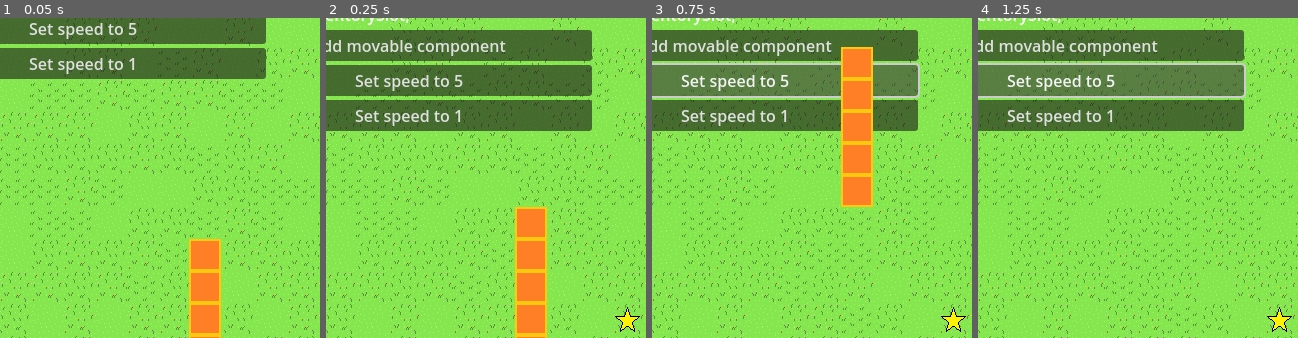
Above: before the commit, frames 1-4 (left to right).
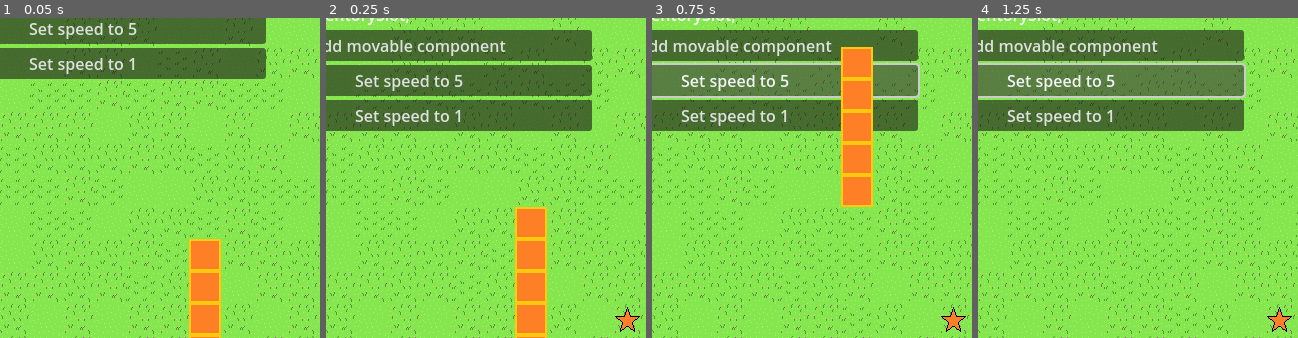
Above: after the commit, the same moments.

Repository: sethbabauta/snake-run
Game: Godot game, scene res://Scenes/demo.tscn
Same seed, same stepped clock (60 frames per second), same inputs: the game is played once before the commit and once after it. This scene is started directly instead of the project's main scene.
Inputs:
- Up to frame 1 (0.05 s): no input
- Up to frame 2 (0.25 s): no input
- Up to frame 3 (0.75 s): click "Set speed to 5" at 0.5 s
- Up to frame 4 (1.25 s): no input
The pictures show only the part of the screen within x 15-65%, y 10-60%; the shares and areas given below are measured in that part.

Frame 1 is identical in both runs. In frame 2, 0.2% of the frame differs, in the area x 90-98%, y 90-98%; in frame 3, 0.2%; in frame 4, 0.2%.

Commit message:
switched to simple cooldown function

Diff:
--- a/Scripts/components.gd
+++ b/Scripts/components.gd
@@ -2,8 +2,8 @@
 
 
 class ActiveCamoAbility extends Component:
-	var ability_duration: float = 1.0
-	var cooldown_duration: float = 10.0
+	var ability_duration: float
+	var cooldown_duration: float
 	var on_cooldown: bool = false
 	var ability_active: bool = false
 
@@ -12,8 +12,10 @@
 		if event.id == "GetPosition":
 			self._hide_position_if_active(event)
 		if event.id == "UseItem":
-			self._temporarily_activate_camo()
-		if event.id == "ActiveCamoAbilityCDOver":
+			self._activate_camo()
+		if event.id == "CooldownStart":
+			self._start_cooldown()
+		if event.id == "CooldownEnd":
 			self._end_cooldown()
 
 		return event
@@ -21,22 +23,31 @@
 
 	func _end_cooldown() -> void:
 		self.on_cooldown = false
+		Main.remove_shader_from_overlay(self.game_object, "EquippedItem")
 
 
 	func _hide_position_if_active(event: Event) -> void:
 		if self.ability_active:
 			Event.dequeue_after_effect(event, "GivePosition")
 
-			var new_event:= Event.new("ActiveCamoAbilityCDOver")
-			self.game_object.main_node.fire_delayed_event(
-					self.game_object,
-					new_event,
-					cooldown_duration,
-			)
-
-
-	func _temporarily_activate_camo() -> void:
+
+	func _start_cooldown() -> void:
+		self.ability_active = false
 		self.on_cooldown = true
+		Main.apply_shader_to_overlay(
+			self.game_object,
+			"EquippedItem",
+			"gray_material.tres",
+		)
+
+
+	func _activate_camo() -> void: # TODO: apply shader to indicate invisible
+		self.ability_active = true
+		self.game_object.main_node.cooldown(
+				self.ability_duration,
+				self.cooldown_duration,
+				self.game_object,
+		)
 
 
 class AIControlledSimple extends Component:
@@ -619,11 +630,11 @@
 
 	func fire_event(event: Event) -> Event:
 		if event.id == "UseItem":
-			self._temporarily_increase_speed()
-		if event.id == "SpeedIncreaseAbilityCDOver":
+			self._increase_speed(event)
+		if event.id == "CooldownStart":
+			self._start_cooldown(event)
+		if event.id == "CooldownEnd":
 			self._end_cooldown()
-		if event.id == "DecreaseSpeed":
-			self._start_cooldown(event)
 
 		return event
 
@@ -634,49 +645,29 @@
 
 
 	func _start_cooldown(event: Event) -> void:
-		var from_ability: String = event.parameters.get("from_ability")
-		if from_ability == "SpeedIncreaseAbility":
-			self.on_cooldown = true
+		self.on_cooldown = true
 		Main.apply_shader_to_overlay(
 			self.game_object,
 			"EquippedItem",
 			"gray_material.tres",
 		)
 
-
-	func _on_ability_finished():
-		print("TESTING")
-
-
-	func _temporarily_increase_speed() -> void:
-		var test_ability = Utils.AbilityTimer.new(3.0, 5.0)
-		test_ability.ABILITY_FINISHED.connect(_on_ability_finished)
-		test_ability.cooldown()
-
-
+		var new_event:= Event.new(
+				"DecreaseSpeed",
+				{"amount": self.increase_amount},
+		)
+		event.queue_after_effect(self.game_object, new_event, event)
+
+
+	func _increase_speed(event: Event) -> void:
 		if not self.on_cooldown:
 			var new_event:= Event.new(
 					"IncreaseSpeed",
 					{"amount": self.increase_amount},
 			)
-			self.game_object.fire_event(new_event)
-
-			new_event = Event.new(
-					"DecreaseSpeed",
-					{
-							"amount": self.increase_amount,
-							"from_ability": "SpeedIncreaseAbility"
-					},
-			)
-			self.game_object.main_node.fire_delayed_event(
+			event.queue_after_effect(self.game_object, new_event, event)
+			self.game_object.main_node.cooldown(
+					self.ability_duration,
+					self.cooldown_duration,
 					self.game_object,
-					new_event,
-					ability_duration,
-			)
-
-			new_event = Event.new("SpeedIncreaseAbilityCDOver")
-			self.game_object.main_node.fire_delayed_event(
-					self.game_object,
-					new_event,
-					cooldown_duration,
-			)
+			)
--- a/Scripts/demo.gd
+++ b/Scripts/demo.gd
@@ -26,7 +26,7 @@
 	for idx in range(APPLE_AMOUNT):
 		self.poison_apples.append(main_node.spawn_and_place_object("PoisonApple"))
 
-	self.speed_item = main_node.spawn_and_place_object("SpeedUpAbilityItem")
+	self.speed_item = main_node.spawn_and_place_object("ActiveCamoItem")
 
 	self.player = main_node.get_closest_player_controlled(self.poison_apples[0].physics_body.global_position)
 	self.update_label()
--- a/Scripts/main.gd
+++ b/Scripts/main.gd
@@ -50,6 +50,20 @@
 	var shader_material: Material = load(shader_material_path)
 	var sprite_node: Sprite2D = target.physics_body.get_node(sprite_node_name)
 	sprite_node.material = shader_material
+
+
+func cooldown(
+		ability_duration: float,
+		cooldown_duration: float,
+		ability_user: GameEngine.GameObject,
+) -> void:
+	await get_tree().create_timer(ability_duration).timeout
+	var new_event:= GameEngine.Event.new("CooldownStart")
+	ability_user.fire_event(new_event)
+
+	await get_tree().create_timer(cooldown_duration).timeout
+	new_event = GameEngine.Event.new("CooldownEnd")
+	ability_user.fire_event(new_event)
 
 
 func fire_delayed_event(
--- a/Scripts/utils.gd
+++ b/Scripts/utils.gd
@@ -41,31 +41,3 @@
 		result += self.rng.randi_range(1, sides)
 
 	return result
-
-
-func wait(time: float) -> void:
-	await get_tree().create_timer(time).timeout
-
-
-class AbilityTimer:
-	signal ABILITY_FINISHED
-	signal COOLDOWN_FINISHED
-	var ability_duration: float
-	var cooldown_duration: float
-
-
-	func _init(
-			p_ability_duration: float = 0.0,
-			p_cooldown_duration: float = 0.0,
-	) -> void:
-		self.ability_duration = p_ability_duration
-		self.cooldown_duration = p_cooldown_duration
-
-
-	func cooldown() -> void:
-		print("test1")
-		await Utils.wait(ability_duration)
-		ABILITY_FINISHED.emit()
-
-		await Utils.wait(cooldown_duration)
-		COOLDOWN_FINISHED.emit()
Not shown, changed: blueprints.txt
